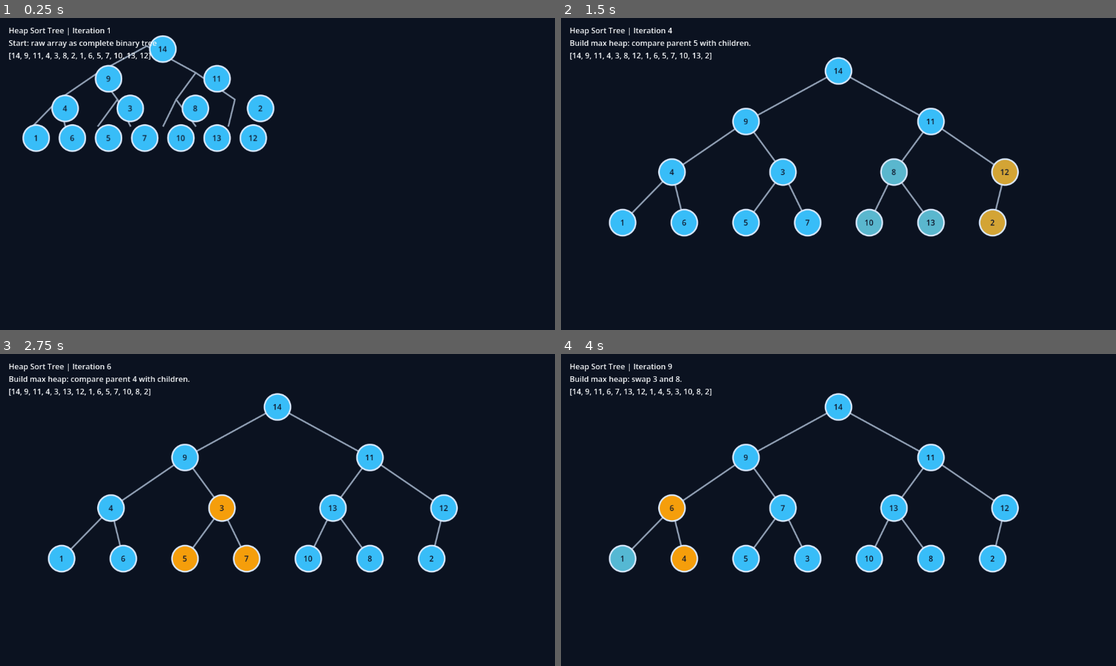
Above: before the commit, frames 1-4 (two rows, left to right).
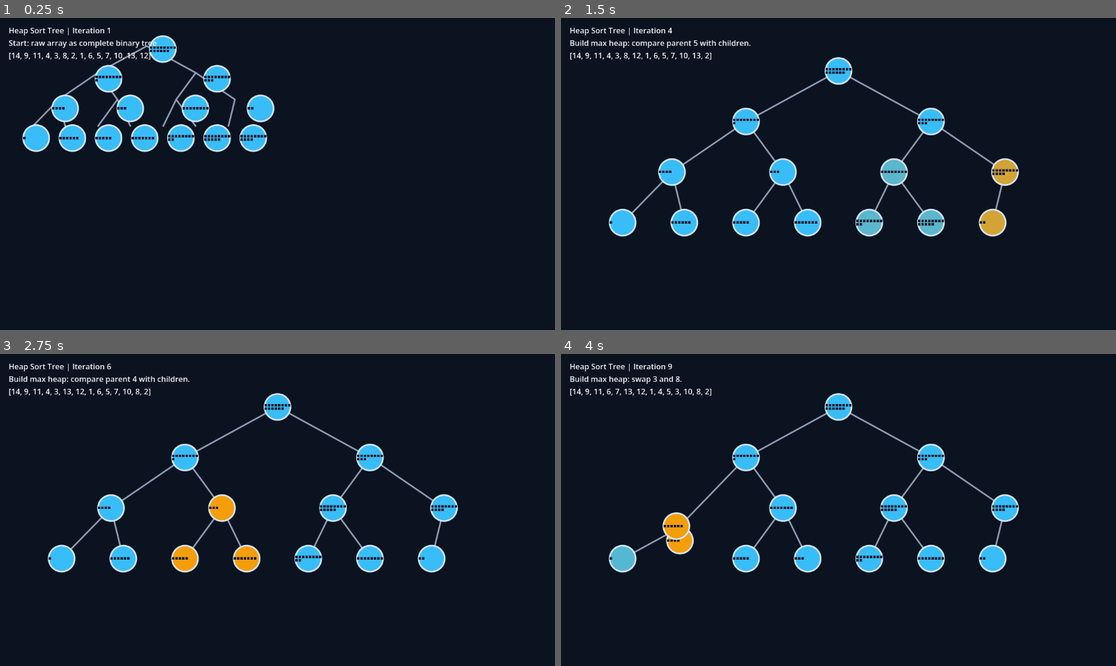
Above: after the commit, the same moments.

Repository: mreedr/godot-algorithm-visualizer
Game: Godot game, scene res://HeapTree.tscn
Same seed, same stepped clock (60 frames per second), same inputs: the game is played once before the commit and once after it.
Inputs:
- Up to frame 1 (0.25 s): no input
- Up to frame 2 (1.5 s): no input
- Up to frame 3 (2.75 s): no input
- Up to frame 4 (4 s): no input

The runs differ from the first frame. In frame 1, 0.6% of the frame differs, in the area x 4-49%, y 8-40%; in frame 2, 0.5%; in frame 3, 0.5%; in frame 4, 1.8%, in the area x 8-83%, y 16-71%.

Commit message:
node squares

Diff:
--- a/scripts/heap_node_view.gd
+++ b/scripts/heap_node_view.gd
@@ -1,12 +1,12 @@
 class_name HeapNodeView
 extends Node2D
+
+const SQUARE_SIZE: float = 5.0
+const SQUARE_GAP: float = 2.0
 
 var radius: float = 24.0:
 	set(value):
 		radius = value
-		if value_label != null:
-			value_label.position = Vector2(-radius, -radius)
-			value_label.size = Vector2(radius * 2.0, radius * 2.0)
 		queue_redraw()
 
 var fill_color: Color = Color("#38bdf8"):
@@ -15,34 +15,39 @@
 		queue_redraw()
 
 var border_color: Color = Color("#dbeafe")
-var text_color: Color = Color("#0f172a")
-
-var value_label: Label
-var value_text: String = ""
-
-
-func _ready() -> void:
-	value_label = Label.new()
-	value_label.horizontal_alignment = HORIZONTAL_ALIGNMENT_CENTER
-	value_label.vertical_alignment = VERTICAL_ALIGNMENT_CENTER
-	value_label.position = Vector2(-radius, -radius)
-	value_label.size = Vector2(radius * 2.0, radius * 2.0)
-	value_label.add_theme_color_override("font_color", text_color)
-	add_child(value_label)
-	_refresh_label()
+var square_color: Color = Color("#0f172a")
+var square_count: int = 0
 
 
 func set_value(value: int) -> void:
-	value_text = str(value)
-	_refresh_label()
-
-
-func _refresh_label() -> void:
-	if value_label == null:
-		return
-	value_label.text = value_text
+	square_count = maxi(0, value)
+	queue_redraw()
 
 
 func _draw() -> void:
 	draw_circle(Vector2.ZERO, radius, fill_color)
 	draw_arc(Vector2.ZERO, radius, 0.0, TAU, 48, border_color, 2.0, true)
+	_draw_square_amount()
+
+
+func _draw_square_amount() -> void:
+	if square_count <= 0:
+		return
+
+	var diameter: float = radius * 2.0
+	var cells_per_axis: int = maxi(1, int(floor((diameter + SQUARE_GAP) / (SQUARE_SIZE + SQUARE_GAP))))
+	var total_capacity: int = cells_per_axis * cells_per_axis
+	var squares_to_draw: int = mini(square_count, total_capacity)
+	var columns: int = cells_per_axis
+	var rows: int = int(ceil(float(squares_to_draw) / float(columns)))
+	var total_width: float = float(columns) * SQUARE_SIZE + float(columns - 1) * SQUARE_GAP
+	var total_height: float = float(rows) * SQUARE_SIZE + float(rows - 1) * SQUARE_GAP
+	var start_x: float = -total_width * 0.5
+	var start_y: float = -total_height * 0.5
+
+	for i in range(squares_to_draw):
+		var row: int = i / columns
+		var col: int = i % columns
+		var x: float = start_x + float(col) * (SQUARE_SIZE + SQUARE_GAP)
+		var y: float = start_y + float(row) * (SQUARE_SIZE + SQUARE_GAP)
+		draw_rect(Rect2(Vector2(x, y), Vector2(SQUARE_SIZE, SQUARE_SIZE)), square_color)
--- a/scripts/heap_tree_animator.gd
+++ b/scripts/heap_tree_animator.gd
@@ -136,10 +136,19 @@
 		current = largest
 
 
+func swapHeapNodes(values: Array, i: int, j: int) -> void:
+	_swap(values, i, j)
+
+
 func _swap(values: Array, i: int, j: int) -> void:
-	var temp: int = int(values[i])
+	var temp_value: int = int(values[i])
 	values[i] = int(values[j])
-	values[j] = temp
+	values[j] = temp_value
+
+	if i < node_views.size() and j < node_views.size():
+		var temp_node: HeapNodeView = node_views[i]
+		node_views[i] = node_views[j]
+		node_views[j] = temp_node
 
 
 func _ensure_node_count(target_count: int) -> void:
